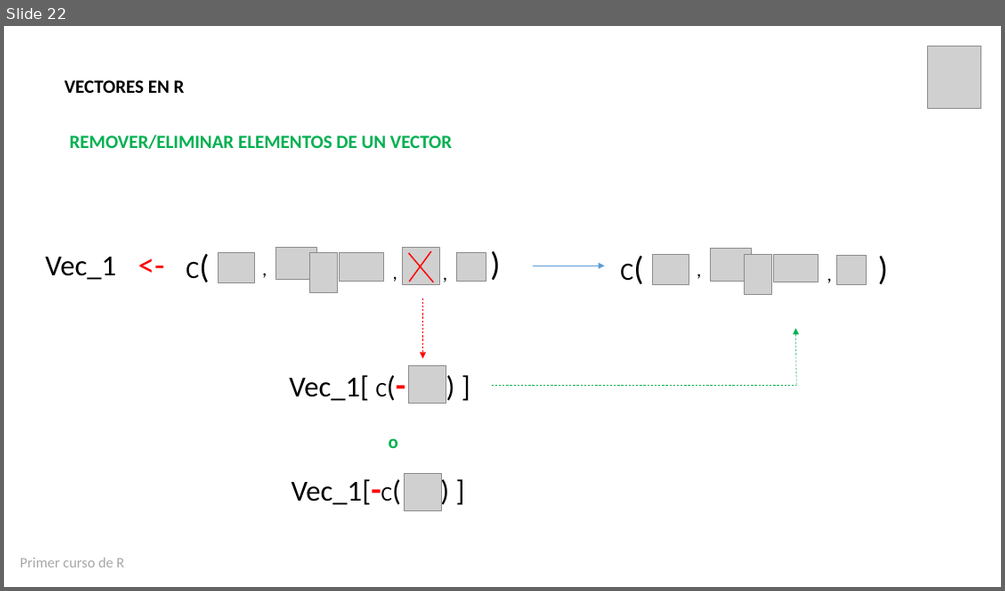
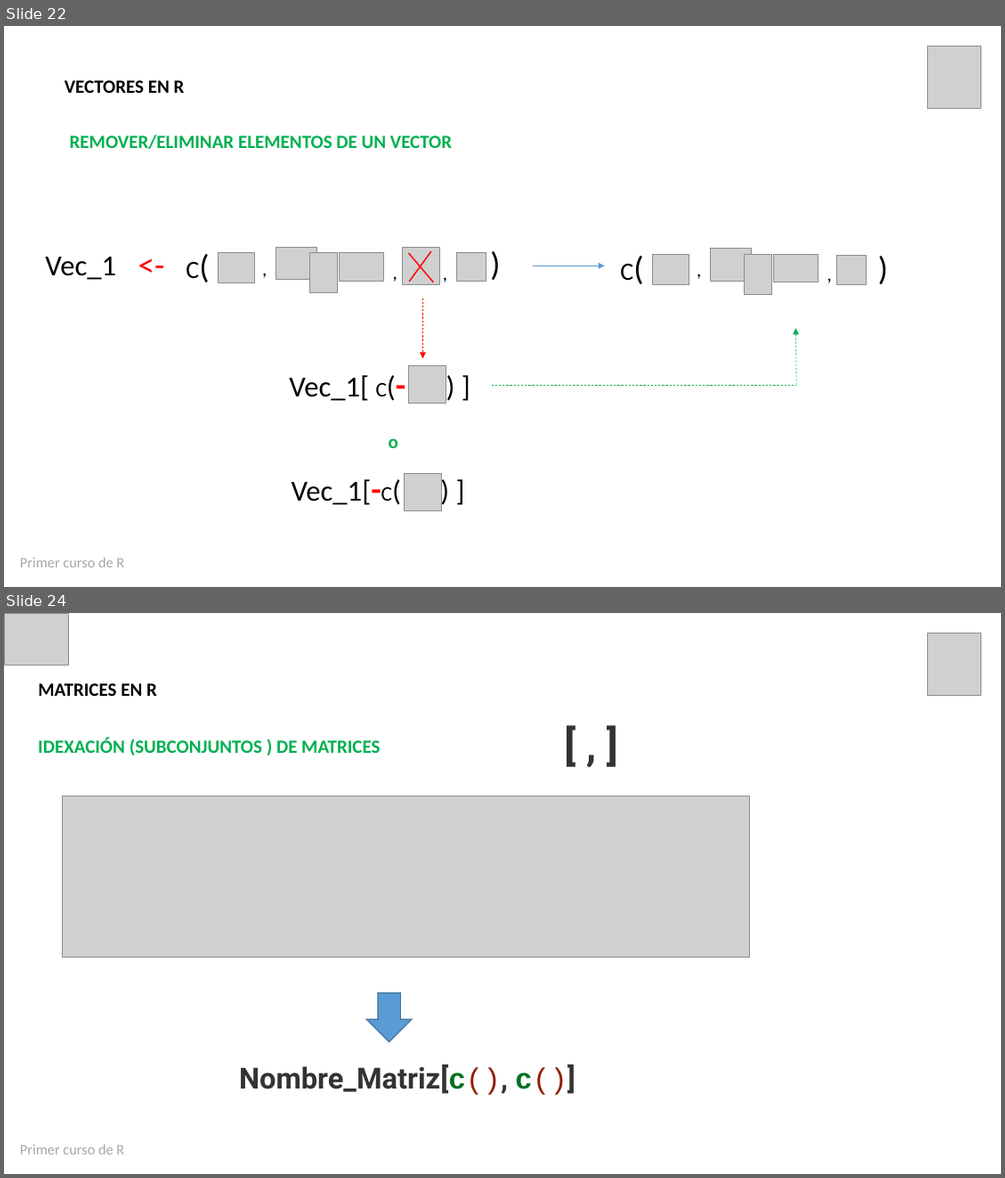
Before and after one commit to estadisticaun/Rbasico, a slide deck: Presentaciones/Presentación Sesión 3 21-08-2020.pptx. Shown one above the other, each under a label of ours: slide 22 before the commit, slides 22 and 24 after it; the slides between them are not shown. The pictures are 1005x591 and 1005x1178 pixels, drawn with LibreOffice and Linux fonts; fonts in the diff are those of the drawing; grey boxes stand for pictures. Boxes give left, top, right and bottom in pixels: in the first picture for what was removed or moved away, otherwise in the second. Text is boxed around its words. In the diff, an @@ line names an element or a change of style, - is before the commit and + after.

```diff
--- a/Presentaciones/Presentación Sesión 3 21-08-2020.pptx
+++ b/Presentaciones/Presentación Sesión 3 21-08-2020.pptx
@@ slide 24 added at (4, 613, 1001, 1174), background #FFFFFF @@
@@ picture added at (4, 614, 68, 666) @@
@@ picture added at (928, 633, 981, 695) @@
@@ text added at (38, 683, 157, 696), 18 pt, text #000000, bold @@
+MATRICES EN R
@@ text added at (557, 714, 635, 772), 40 pt, text #333333, bold @@
+[ , ]
@@ text added at (38, 738, 380, 755), 18 pt, text #00B050, bold @@
+IDEXACIÓN (SUBCONJUNTOS ) DE MATRICES
@@ picture added at (63, 796, 750, 957) @@
@@ right arrow added at (366, 993, 412, 1041), fill #5B9BD5, outline #43739E 1 pt @@
@@ text added at (239, 1064, 575, 1094), 28 pt, text #333333, bold @@
+Nombre_Matriz[c(), c()]
@@ text added at (20, 1144, 124, 1154), 14 pt, text #A6A6A6 @@
+Primer curso de R
```
Also in this commit, not shown: 4 other slides added, 20 other files.
